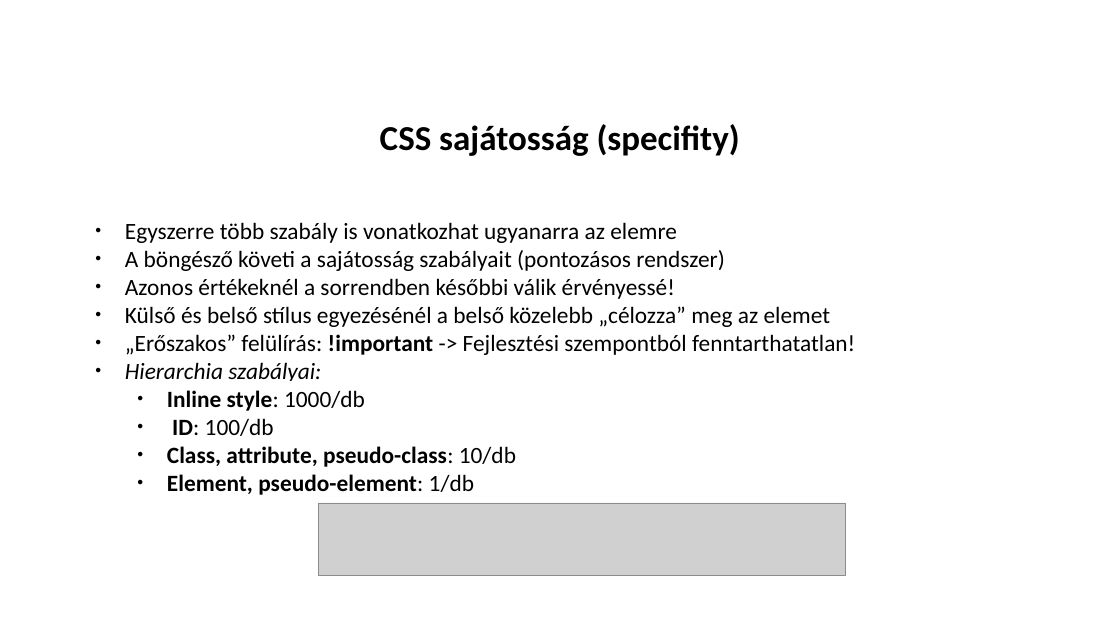
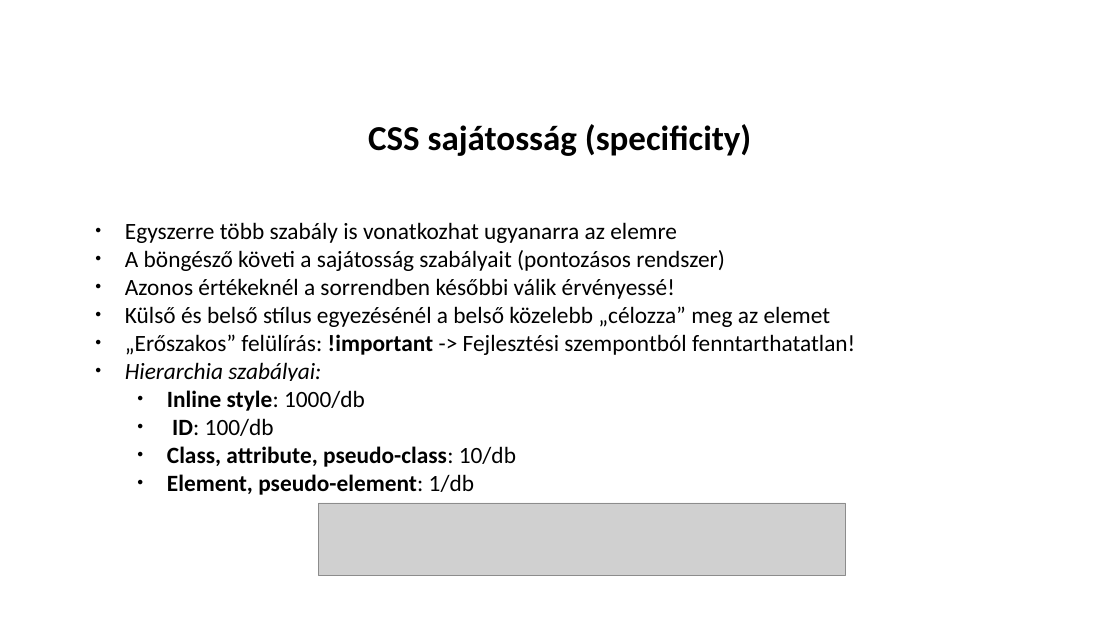
Before and after one commit to laszlobalint/sitebuilding-course, a slide deck: slide 41 of presentations/Sitebuilding_FlowAcademy_2020_Laszlo_Balint.pptx. Drawn at 1120x630 pixels with LibreOffice and Linux fonts; fonts in the diff are those of the drawing; grey boxes stand for pictures; background and template pictures are left out. Boxes give left, top, right and bottom in pixels: in the first picture for what was removed or moved away, otherwise in the second. Text is boxed around its words. In the diff, an @@ line names an element or a change of style, - is before the commit and + after.

```diff
--- a/presentations/Sitebuilding_FlowAcademy_2020_Laszlo_Balint.pptx
+++ b/presentations/Sitebuilding_FlowAcademy_2020_Laszlo_Balint.pptx
@@ text at bbox=[368, 124, 751, 156]: text changed @@
-CSS sajátosság (specifity)
+CSS sajátosság (specificity)
```
Also in this commit, not shown: 4 other files.
